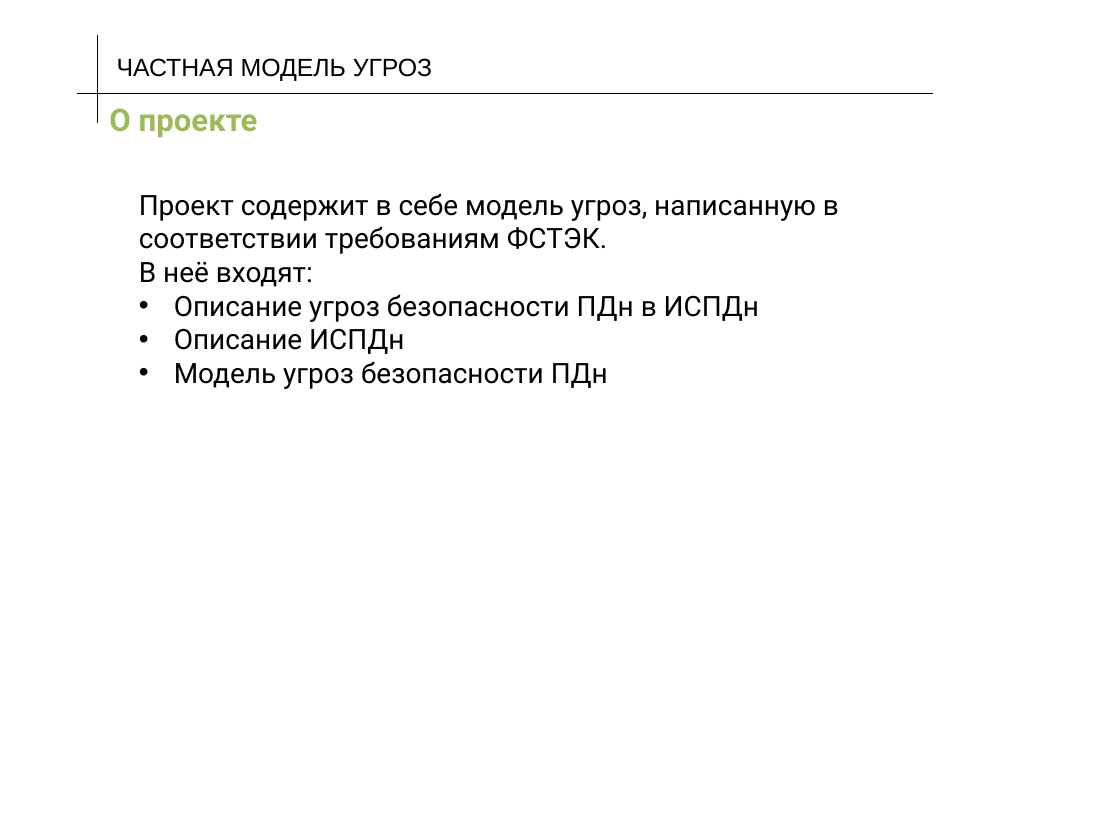
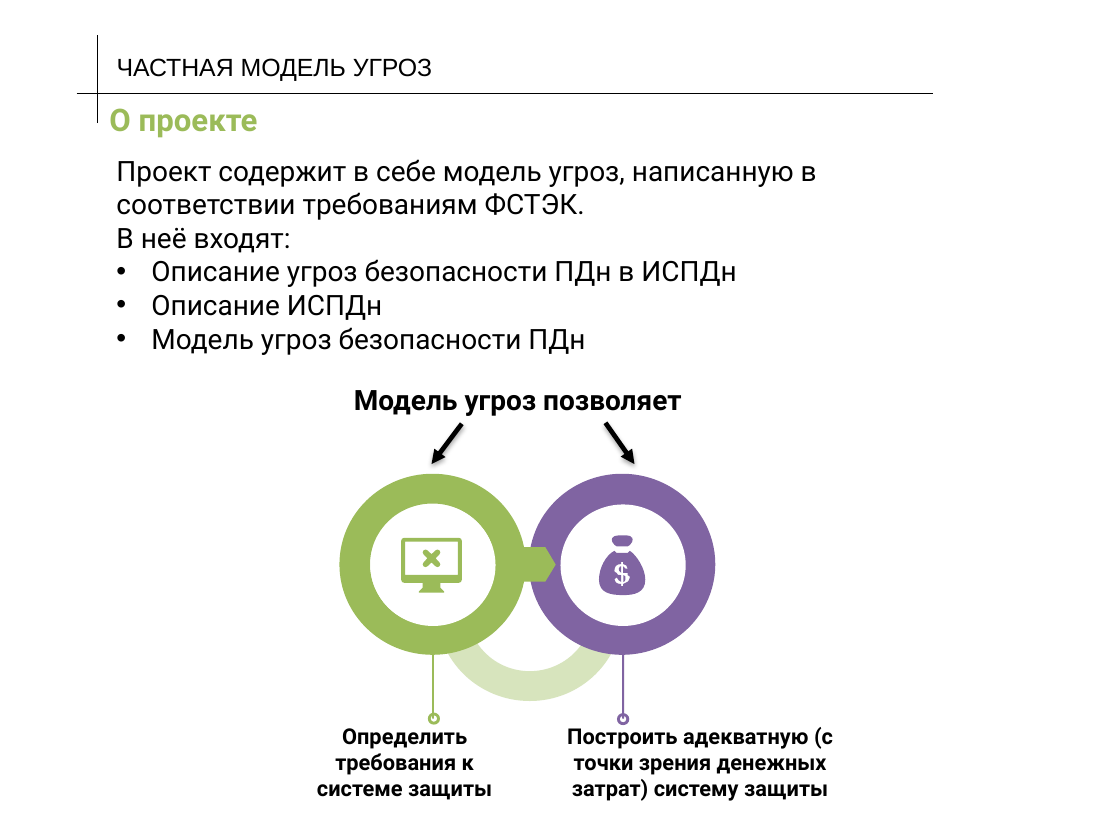
Before and after one commit to DTsapin/PD_6_Semestr, a slide deck: slide 2 of src/Презентация.pptx. Drawn at 1120x840 pixels with LibreOffice and Linux fonts; fonts in the diff are those of the drawing; background and template pictures are left out. Boxes give left, top, right and bottom in pixels: in the first picture for what was removed or moved away, otherwise in the second. Text is boxed around its words. In the diff, an @@ line names an element or a change of style, - is before the commit and + after.

Commit message:
Презентация по проекту = 4 часа

```diff
--- a/src/Презентация.pptx
+++ b/src/Презентация.pptx
@@ text "Проект содержит в себе модель ...": place and size @@
-text "Проект содержит в себе модель ..." at bbox=[139, 193, 839, 389]
+text "Проект содержит в себе модель ..." at bbox=[116, 159, 817, 355]
@@ text added at bbox=[354, 390, 681, 416], 18 pt, text #000000, bold @@
+Модель угроз позволяет
@@ arrow added from (461, 423) to (431, 464), #000000 3 pt @@
@@ arrow added from (606, 423) to (635, 464), #000000 3 pt @@
@@ group added at bbox=[317, 474, 833, 801]: 12 freeform shapes, 3 ellipses, 2 texts @@
+Определить требования к системе защиты
+Построить адекватную (с точки зрения денежных затрат) систему защиты
```
Also in this commit, not shown: 4 other slides changed, 5 slides added.
